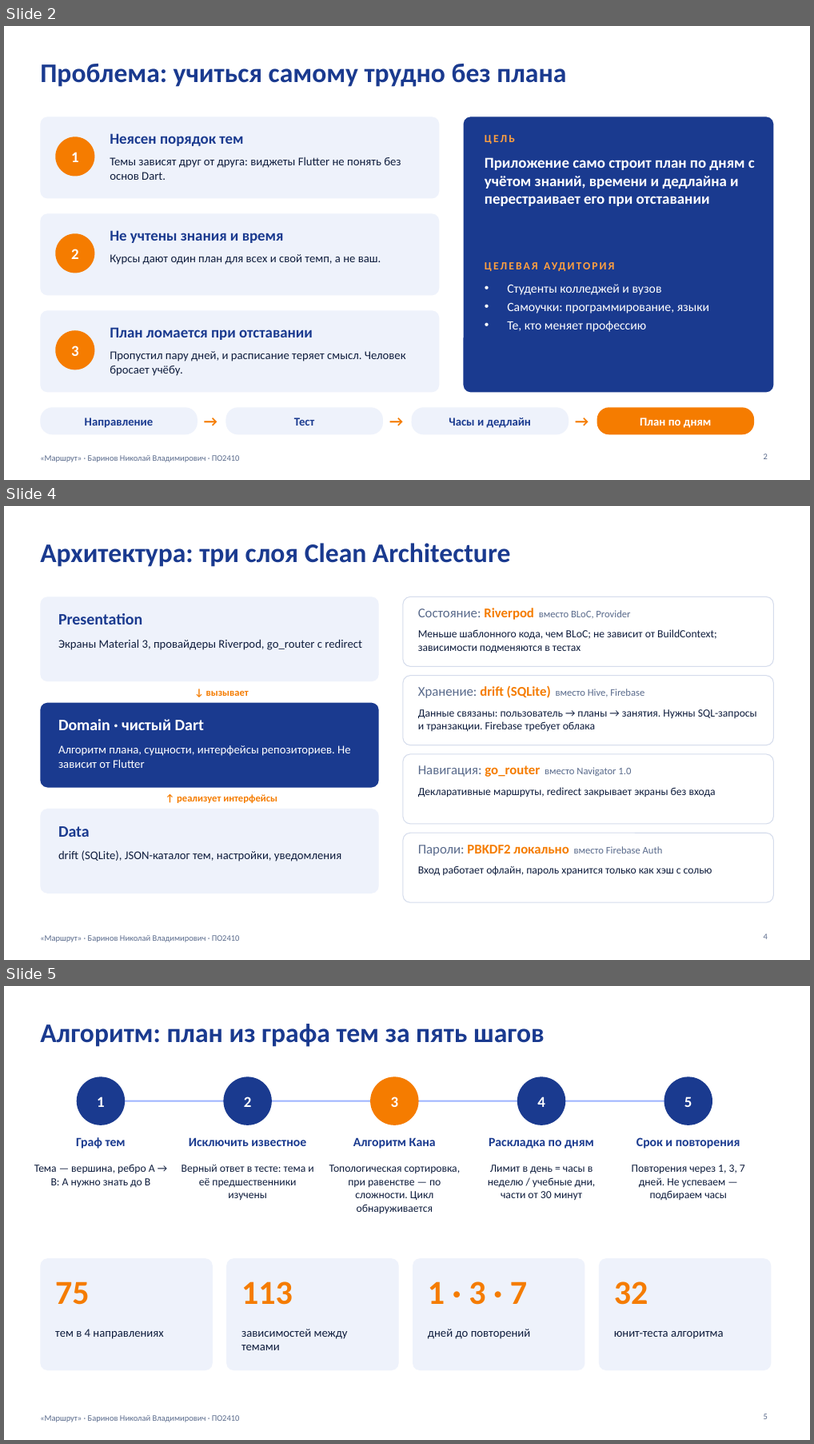
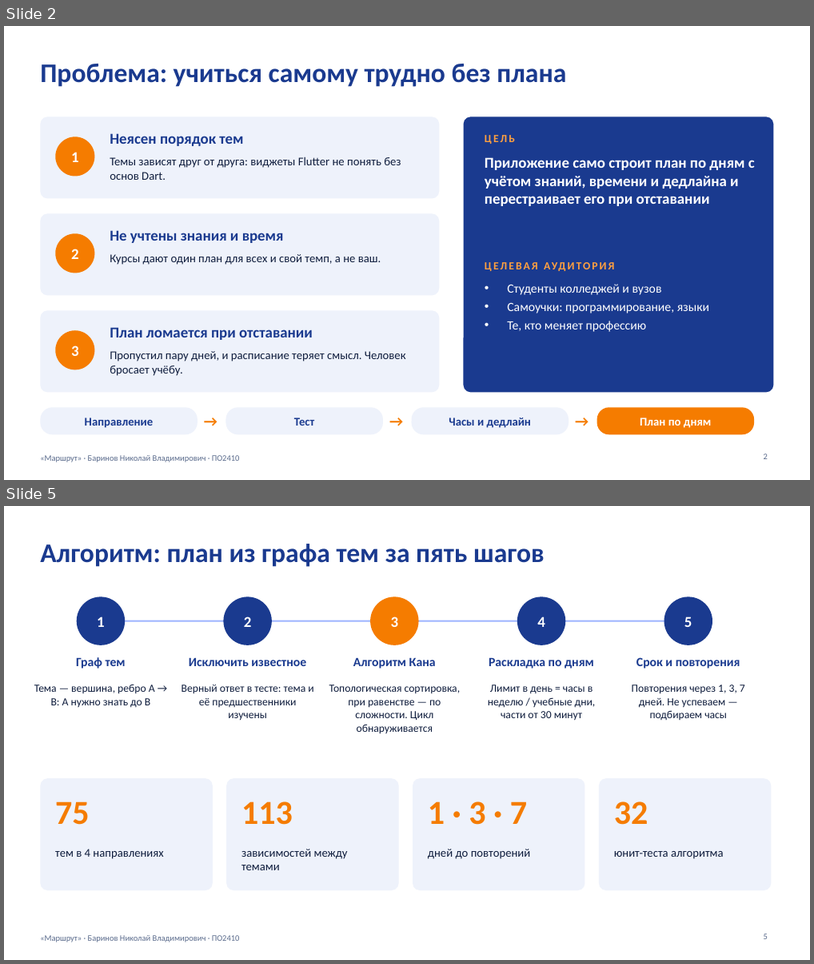
Before and after one commit to Barin5550/3_KURS_DIPLOMKA_BOBR_S, a slide deck: docs/presentation/Маршрут_итоговая_защита.pptx. Shown one above the other, each under a label of ours: slides 2, 4 and 5 before the commit, slides 2 and 5 after it; the slides between them are not shown. The pictures are 814x1444 and 814x964 pixels, drawn with LibreOffice and Linux fonts; fonts in the diff are those of the drawing. Boxes give left, top, right and bottom in pixels: in the first picture for what was removed or moved away, otherwise in the second. Text is boxed around its words. In the diff, an @@ line names an element or a change of style, - is before the commit and + after.

```diff
--- a/docs/presentation/Маршрут_итоговая_защита.pptx
+++ b/docs/presentation/Маршрут_итоговая_защита.pptx
@@ slide 4 removed at (x1=4, y1=506, x2=810, y2=960), background #FFFFFF; not listed: 1 template element that a slide beside it also shows @@
@@ title removed at (x1=40, y1=543, x2=511, y2=567) @@
-Архитектура: три слоя Clean Architecture
@@ rounded rectangle removed at (x1=40, y1=596, x2=379, y2=681) @@
@@ rounded rectangle removed at (x1=403, y1=596, x2=774, y2=666) @@
@@ rounded rectangle removed at (x1=403, y1=596, x2=774, y2=666) @@
@@ text removed at (x1=58, y1=613, x2=142, y2=624) @@
-Presentation
@@ text removed at (x1=418, y1=608, x2=630, y2=620) @@
-Состояние: Riverpod вместо BLoC, Provider
@@ text removed at (x1=58, y1=639, x2=362, y2=650) @@
-Экраны Material 3, провайдеры Riverpod, go_router с redirect
@@ text removed at (x1=418, y1=629, x2=718, y2=653) @@
-Меньше шаблонного кода, чем BLoC; не зависит от BuildContext; зависимости подменяются в тестах
@@ text removed at (x1=206, y1=690, x2=249, y2=696) @@
-↓ вызывает
@@ rounded rectangle removed at (x1=403, y1=676, x2=774, y2=745) @@
@@ rounded rectangle removed at (x1=403, y1=676, x2=774, y2=745) @@
@@ text removed at (x1=418, y1=685, x2=645, y2=698) @@
-Хранение: drift (SQLite) вместо Hive, Firebase
@@ rounded rectangle removed at (x1=40, y1=703, x2=379, y2=788) @@
@@ text removed at (x1=58, y1=719, x2=204, y2=730) @@
-Domain · чистый Dart
@@ text removed at (x1=418, y1=709, x2=758, y2=732) @@
-Данные связаны: пользователь → планы → занятия. Нужны SQL-запросы и транзакции. Firebase требует облака
@@ text removed at (x1=58, y1=745, x2=350, y2=768) @@
-Алгоритм плана, сущности, интерфейсы репозиториев. Не зависит от Flutter
@@ rounded rectangle removed at (x1=403, y1=754, x2=774, y2=824) @@
@@ rounded rectangle removed at (x1=403, y1=754, x2=774, y2=824) @@
@@ text removed at (x1=418, y1=765, x2=631, y2=776) @@
-Навигация: go_router вместо Navigator 1.0
@@ text removed at (x1=418, y1=787, x2=716, y2=797) @@
-Декларативные маршруты, redirect закрывает экраны без входа
@@ rounded rectangle removed at (x1=40, y1=808, x2=379, y2=893) @@
@@ text removed at (x1=177, y1=794, x2=278, y2=803) @@
-↑ реализует интерфейсы
@@ text removed at (x1=58, y1=826, x2=90, y2=836) @@
-Data
@@ rounded rectangle removed at (x1=403, y1=832, x2=774, y2=902) @@
@@ rounded rectangle removed at (x1=403, y1=832, x2=774, y2=902) @@
@@ text removed at (x1=58, y1=850, x2=342, y2=861) @@
-drift (SQLite), JSON-каталог тем, настройки, уведомления
@@ text removed at (x1=418, y1=844, x2=663, y2=856) @@
-Пароли: PBKDF2 локально вместо Firebase Auth
@@ text removed at (x1=418, y1=865, x2=713, y2=876) @@
-Вход работает офлайн, пароль хранится только как хэш с солью
@@ page number removed at (x1=764, y1=933, x2=768, y2=939) @@
-4
```
Also in this commit, not shown: 6 slides changed, 3 slides added, 1 other slide removed, 5 other files.
